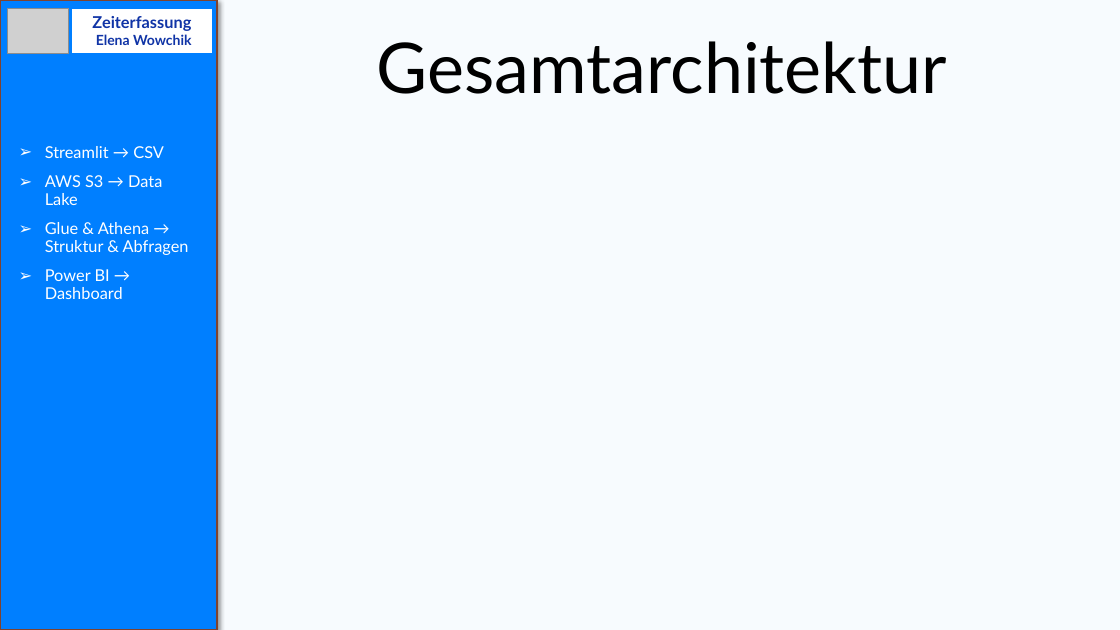
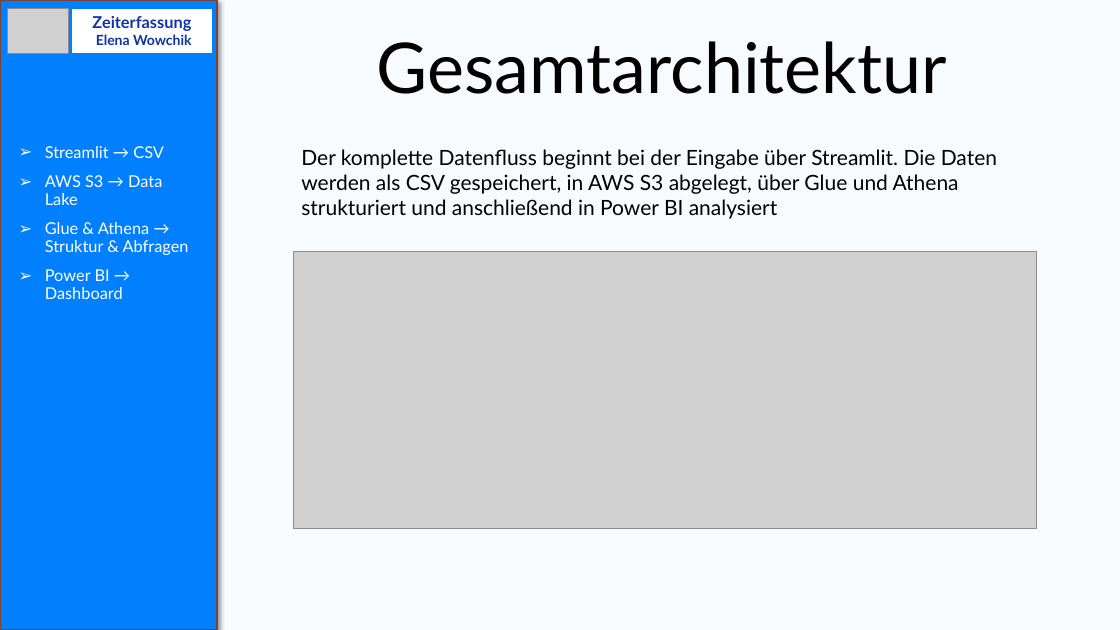
Before and after one commit to Elena-Wowchik/Projekt_Zeiterfassung, a slide deck: slide 4 of zeiterfassung_Projekt_Präsentation.pptx. Drawn at 1120x630 pixels with LibreOffice and Linux fonts; fonts in the diff are those of the drawing; grey boxes stand for pictures. Boxes give left, top, right and bottom in pixels: in the first picture for what was removed or moved away, otherwise in the second. Text is boxed around its words. In the diff, an @@ line names an element or a change of style, - is before the commit and + after.

```diff
--- a/zeiterfassung_Projekt_Präsentation.pptx
+++ b/zeiterfassung_Projekt_Präsentation.pptx
@@ text added at box(301, 149, 997, 219), 18 pt, text #000000 @@
+Der komplette Datenfluss beginnt bei der Eingabe über Streamlit. Die Daten werden als CSV gespeichert, in AWS S3 abgelegt, über Glue und Athena strukturiert und anschließend in Power BI analysiert
@@ picture added at box(293, 252, 1037, 529) @@
```
Also in this commit, not shown: 12 other slides changed, 4 slides added, 1 slide removed, 1 other file.
